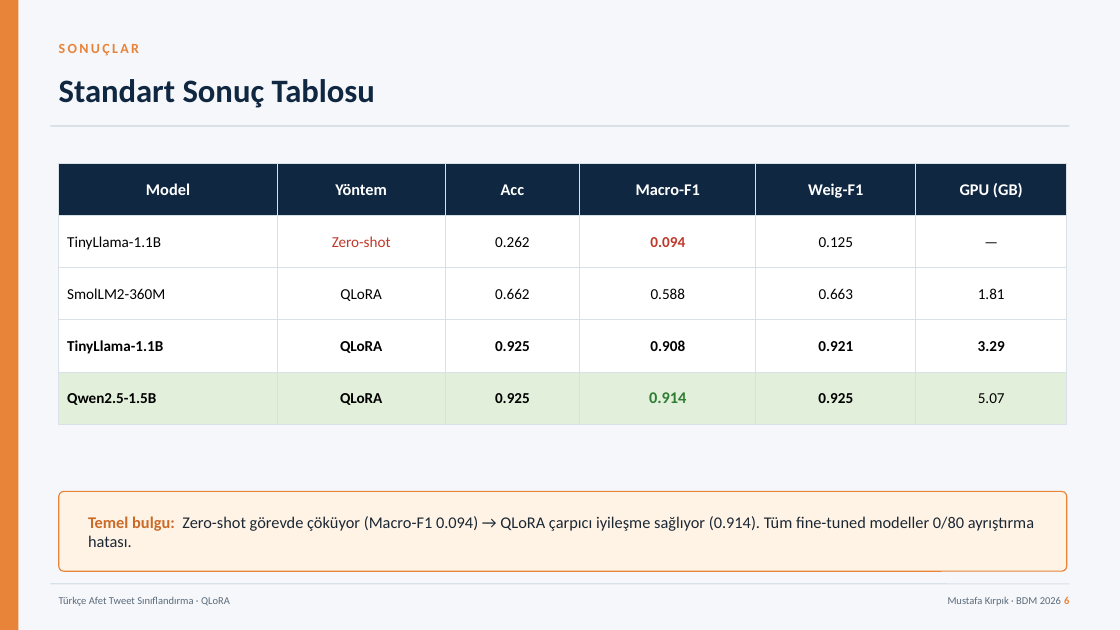
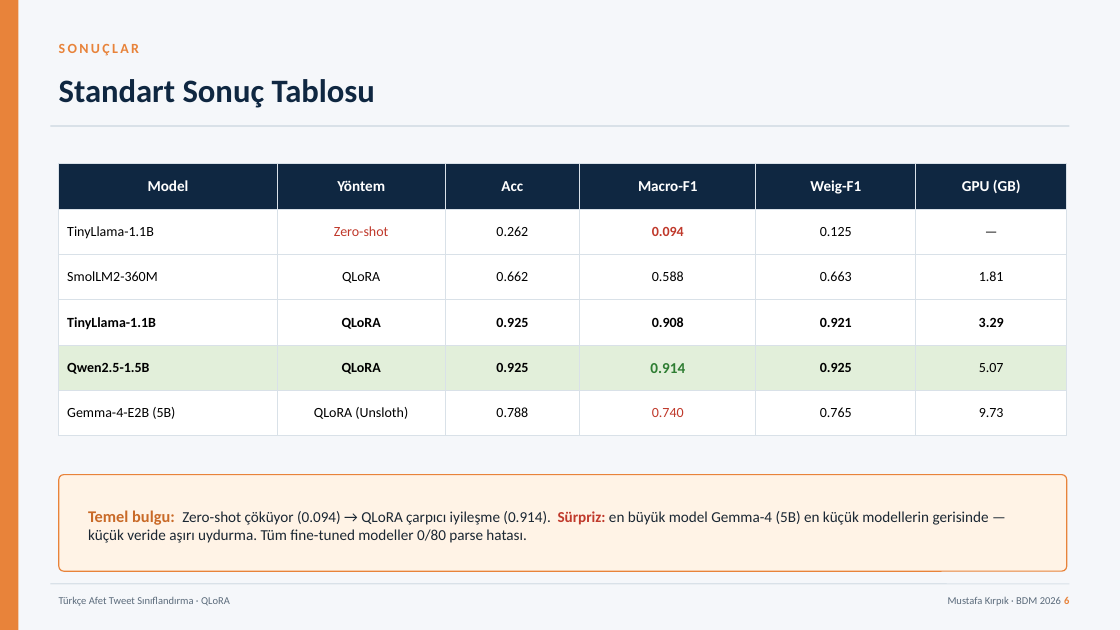
Before and after one commit to mustafakrpk/turkce_afet_qlora_repo, a slide deck: slide 6 of report/SunumFinal_Mustafa_Kirpik.pptx. Drawn at 1120x630 pixels with LibreOffice and Linux fonts; fonts in the diff are those of the drawing. Boxes give left, top, right and bottom in pixels: in the first picture for what was removed or moved away, otherwise in the second. Text is boxed around its words. In the diff, an @@ line names an element or a change of style, - is before the commit and + after.

```diff
--- a/report/SunumFinal_Mustafa_Kirpik.pptx
+++ b/report/SunumFinal_Mustafa_Kirpik.pptx
@@ table at <box>59,164,1067,423</box> @@
+row 6: Gemma-4-E2B (5B) | QLoRA (Unsloth) | 0.788 | 0.740 | 0.765 | 9.73
@@ rounded rectangle: place and size @@
-rounded rectangle at <box>59,492,1067,571</box>
+rounded rectangle at <box>59,475,1067,571</box>
@@ rounded rectangle at <box>59,475,1067,571</box>: proportions changed @@
@@ text at <box>88,510,989,543</box>: text changed; size 14 to 13 pt @@
-Temel bulgu: Zero-shot görevde çöküyor (Macro-F1 0.094) → QLoRA çarpıcı iyileşme sağlıyor (0.914). Tüm fine-tuned modeller 0/80 ayrıştırma hatası.
+Temel bulgu: Zero-shot çöküyor (0.094) → QLoRA çarpıcı iyileşme (0.914). Sürpriz: en büyük model Gemma-4 (5B) en küçük modellerin gerisinde — küçük veride aşırı uydurma. Tüm fine-tuned modeller 0/80 parse hatası.
```
Also in this commit, not shown: 6 other slides changed, 12 other files.
